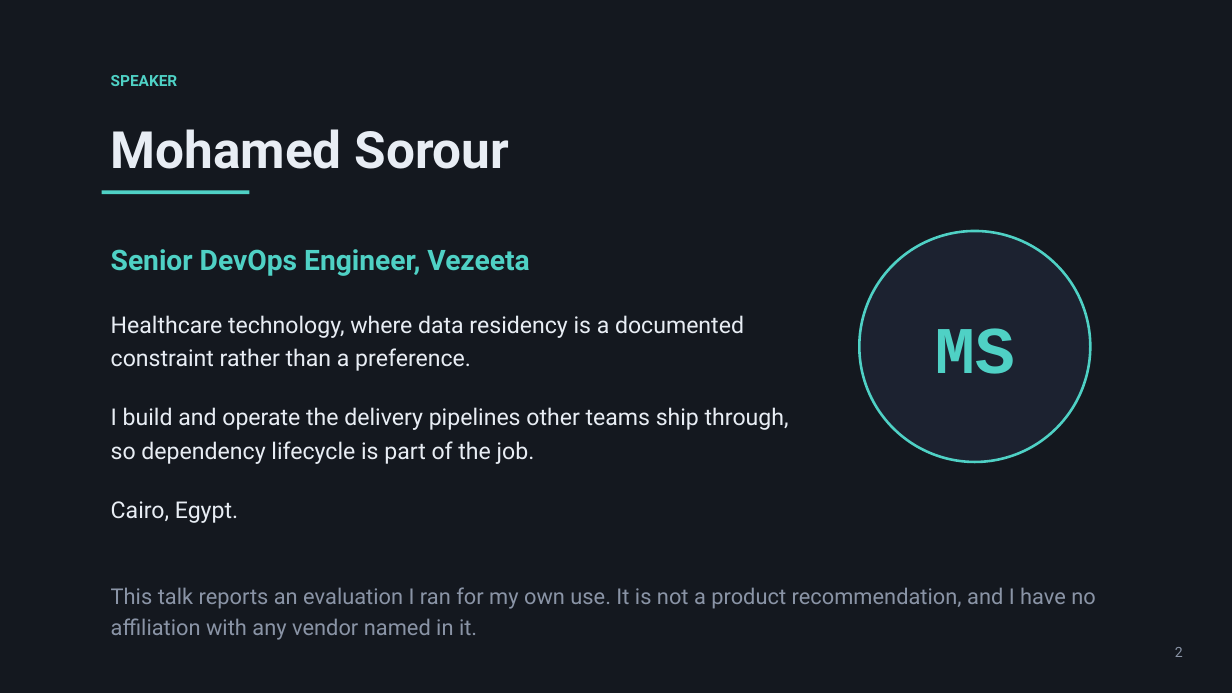
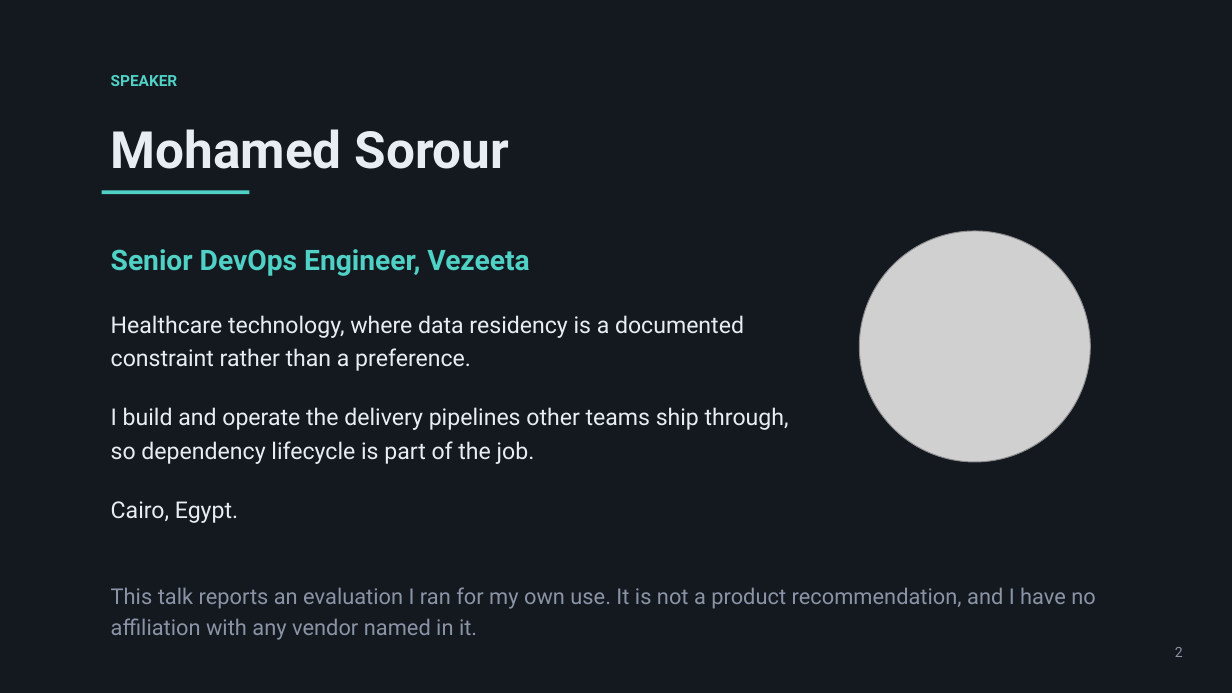
Before and after one commit to mohamedsorour1998/technical-presentations, a slide deck: slide 2 of talks/bringing-the-model-home/pitch/BringingTheModelHome.pptx. Drawn at 1232x693 pixels with LibreOffice and Linux fonts; fonts in the diff are those of the drawing; grey boxes stand for pictures. Boxes give left, top, right and bottom in pixels: in the first picture for what was removed or moved away, otherwise in the second. Text is boxed around its words. In the diff, an @@ line names an element or a change of style, - is before the commit and + after.

```diff
--- a/talks/bringing-the-model-home/pitch/BringingTheModelHome.pptx
+++ b/talks/bringing-the-model-home/pitch/BringingTheModelHome.pptx
@@ ellipse removed at (860,231,1091,462) @@
-MS
@@ picture added at (860,231,1091,462) @@
```
Also in this commit, not shown: 1 other file.
